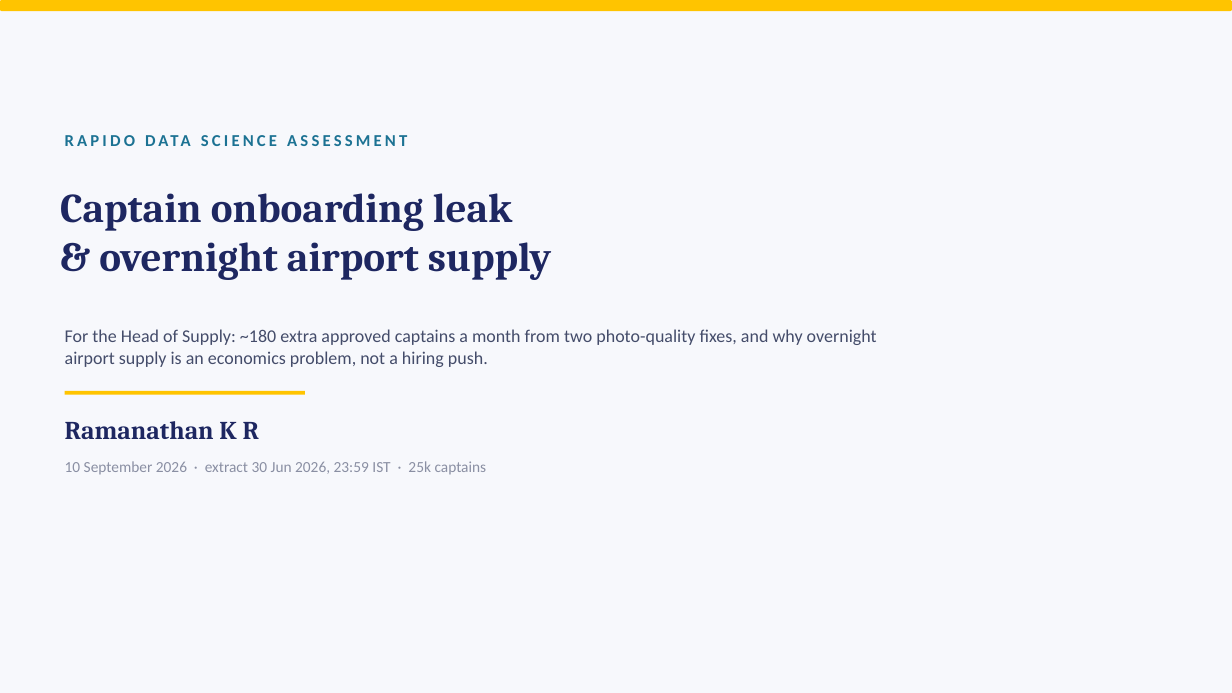
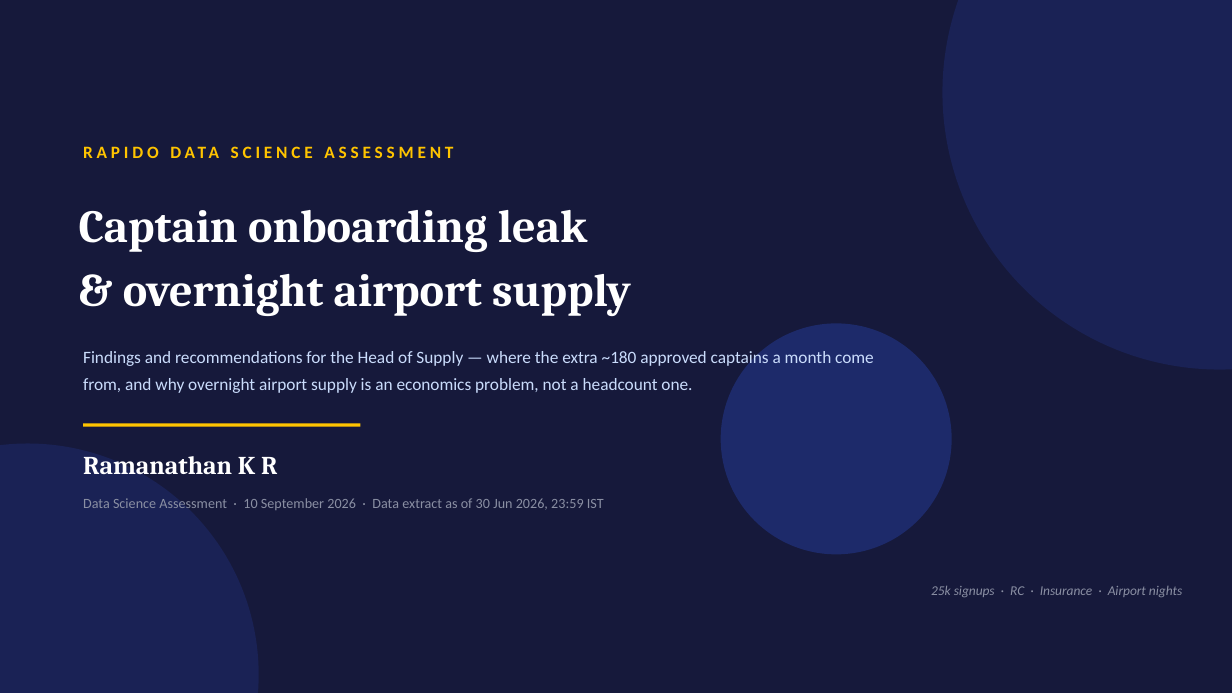
Before and after one commit to KRRamanathan/Project_R, a slide deck: slide 1 of DECK.pptx. Drawn at 1232x693 pixels with LibreOffice and Linux fonts; fonts in the diff are those of the drawing. Boxes give left, top, right and bottom in pixels: in the first picture for what was removed or moved away, otherwise in the second. Text is boxed around its words. In the diff, an @@ line names an element or a change of style, - is before the commit and + after.

Commit message:
Restore the original deck layout on cream/yellow, without extra pictures.
Bring back the pptxgen title-plus-six-slide structure (native charts, not photo dumps). Warm the light slides to cream. Rewrite the memo for a busy Head of Supply and add a matching print layout in MEMO.html.

```diff
--- a/DECK.pptx
+++ b/DECK.pptx
@@ background #F7F8FC to #16193B @@
@@ rounded rectangle removed at (0,0,1232,11) @@
@@ ellipse added at (943,0,1232,370), fill #1A2255 @@
@@ text "RAPIDO DATA SCIENCE ASSESSMENT": place and size @@
-text "RAPIDO DATA SCIENCE ASSESSMENT" at (65,125,1081,154)
+text "RAPIDO DATA SCIENCE ASSESSMENT" at (83,134,1007,169)
@@ text "RAPIDO DATA SCIENCE ASSESSMENT" at (83,134,1007,169): size 13 to 13.5 pt, text colour #1C7293 to #FFC400, letter spacing 2.5 to 3 pt @@
@@ text "Captain onboarding leak": place and size @@
-text "Captain onboarding leak" at (60,193,551,280)
+text "Captain onboarding leak" at (79,210,631,316)
@@ text "Captain onboarding leak" at (79,210,631,316): size 32 to 36 pt, text colour #1E2761 to #FFFFFF; line spacing 1 to 1.15 @@
@@ ellipse added at (721,323,952,555), fill #1D2A6A @@
@@ text at (83,351,874,393): text changed; size 14 to 13.5 pt; text colour #444C6A to #CADCFC @@
-For the Head of Supply: ~180 extra approved captains a month from two photo-quality fixes, and why overnight airport supply is an economics problem, not a hiring push.
+Findings and recommendations for the Head of Supply — where the extra ~180 approved captains a month come from, and why overnight airport supply is an economics problem, not a headcount one.
@@ ellipse added at (0,444,259,693), fill #1A2255 @@
@@ text "Ramanathan K R": place and size @@
-text "Ramanathan K R" at (65,421,259,439)
+text "Ramanathan K R" at (83,456,277,475)
@@ text "Ramanathan K R" at (83,456,277,475): text colour #1E2761 to #FFFFFF @@
@@ line moved from (65, 393) - (305, 393) to (83, 425) - (360, 425) @@
@@ line (83, 425) - (360, 425): stroke #FFC400 3 pt to #FFC400 2.5 pt @@
@@ text at (83,498,604,510): text changed; size 12 to 11 pt @@
-10 September 2026 · extract 30 Jun 2026, 23:59 IST · 25k captains
+Data Science Assessment · 10 September 2026 · Data extract as of 30 Jun 2026, 23:59 IST
@@ text added at (931,586,1182,597), 10.5 pt, text #8A8FA3, italic @@
+25k signups · RC · Insurance · Airport nights
```
Also in this commit, not shown: 6 other slides changed, 11 other files.
